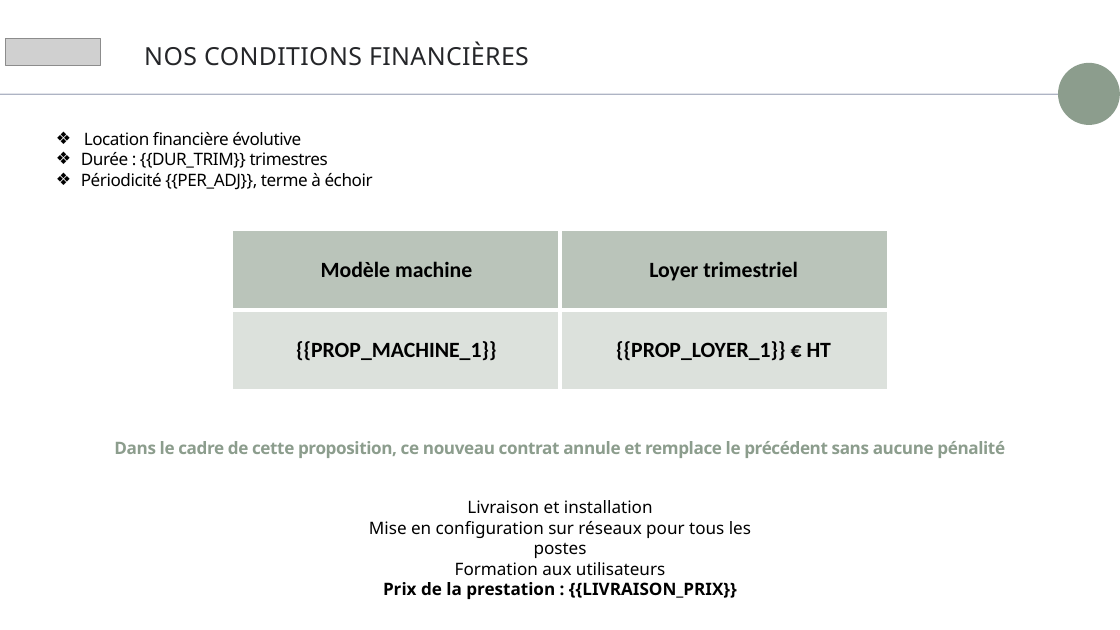
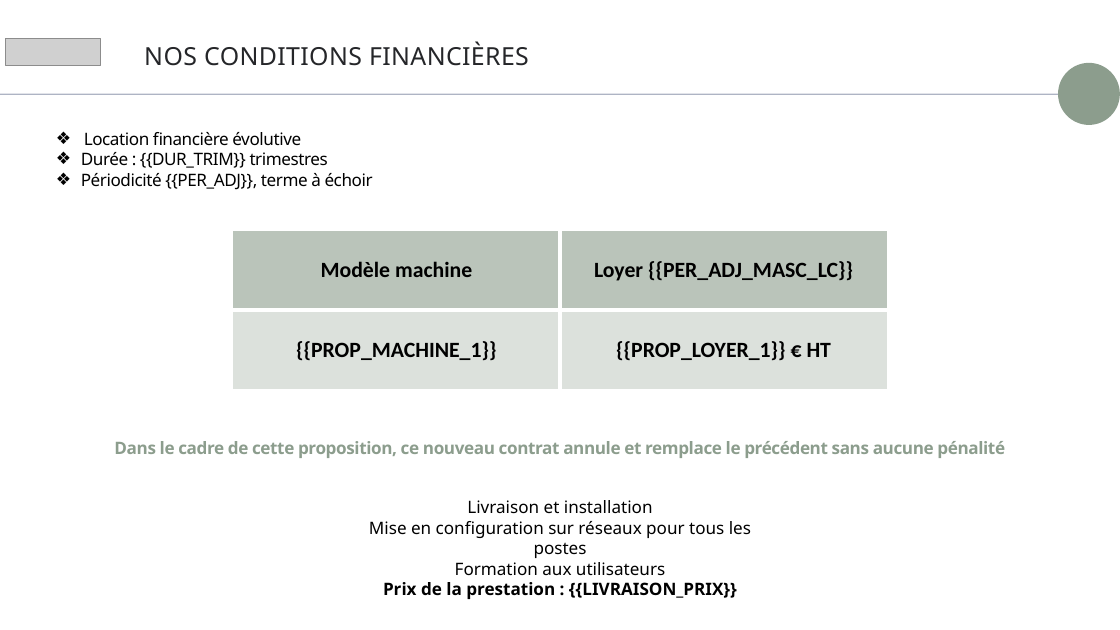
Before and after one commit to Mikael2655/levad-simulateur, a slide deck: slide 24 of assets/template.pptx. Drawn at 1120x630 pixels with LibreOffice and Linux fonts; fonts in the diff are those of the drawing; grey boxes stand for pictures; background and template pictures are left out. Boxes give left, top, right and bottom in pixels: in the first picture for what was removed or moved away, otherwise in the second. Text is boxed around its words. In the diff, an @@ line names an element or a change of style, - is before the commit and + after.

```diff
--- a/assets/template.pptx
+++ b/assets/template.pptx
@@ table at [233,230,887,390] @@
-row 1, column 2: Loyer trimestriel
+row 1, column 2: Loyer {{PER_ADJ_MASC_LC}}
```
Also in this commit, not shown: 1 other slide changed, 3 other files.
